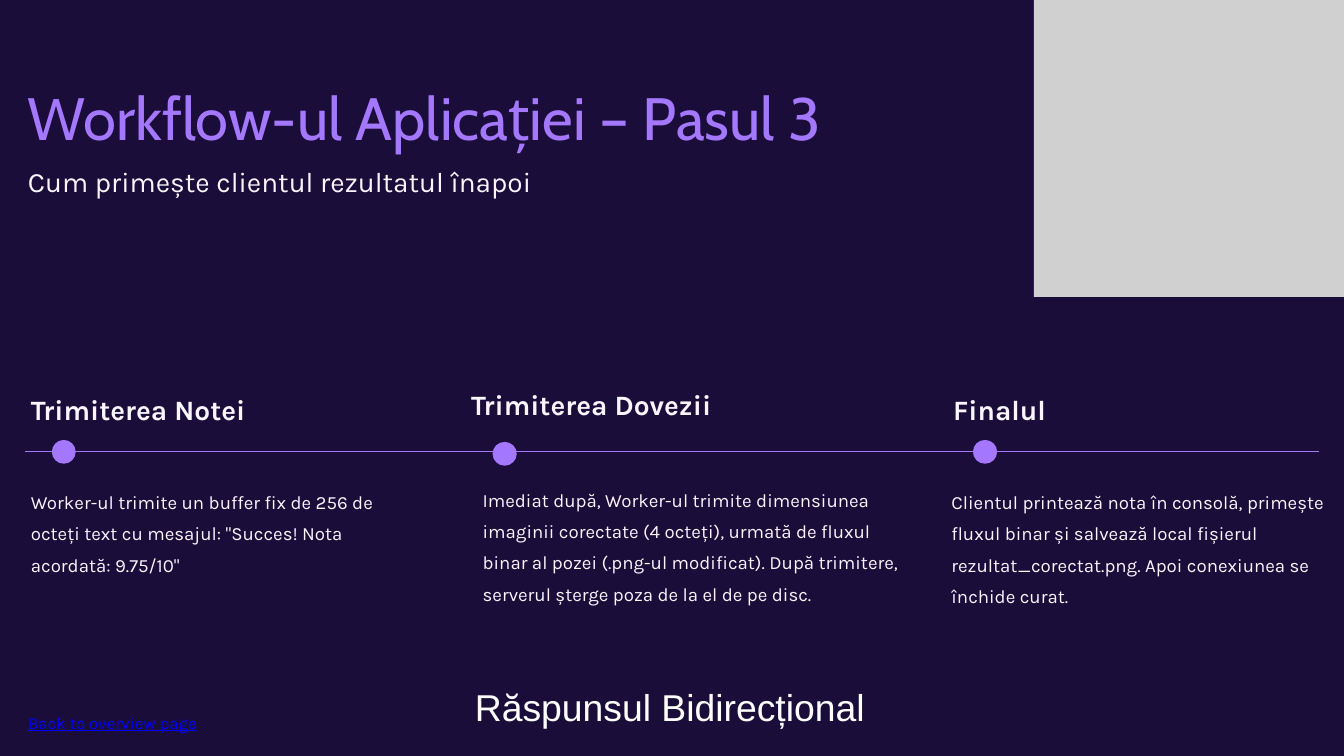
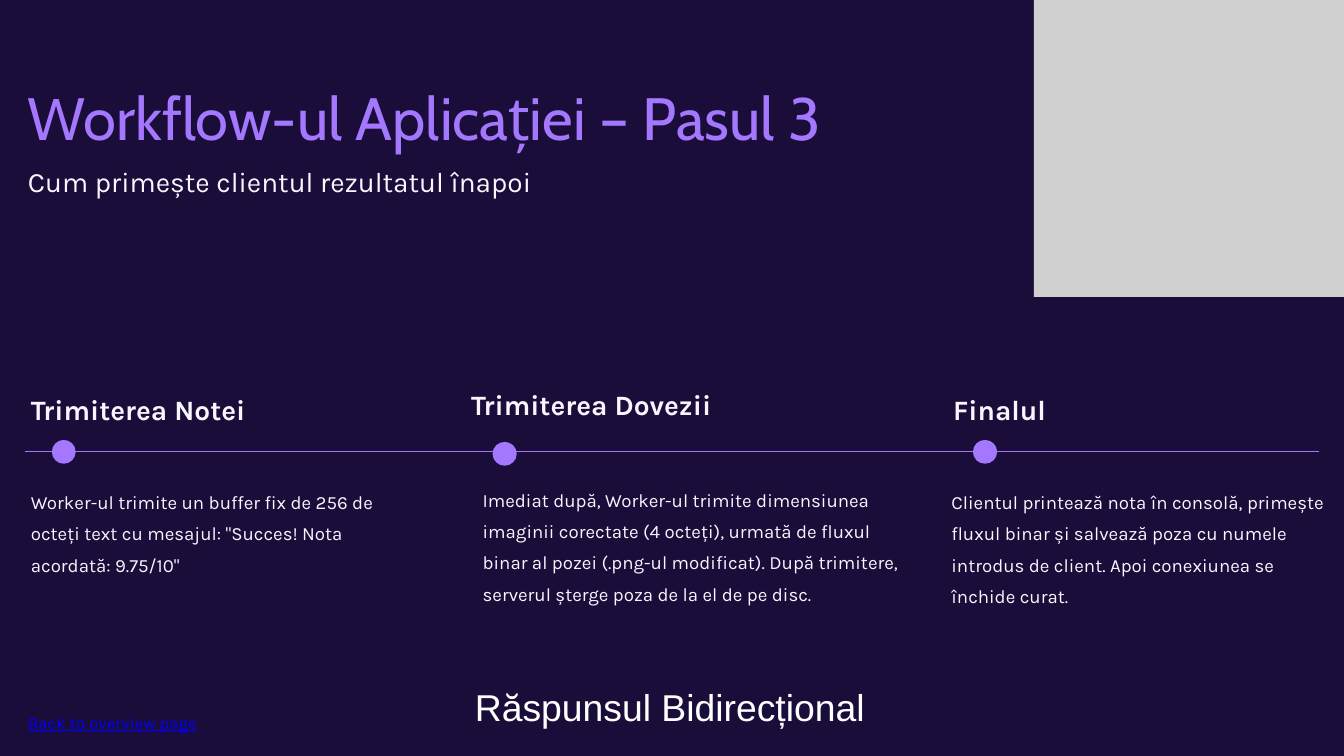
Before and after one commit to Nicu-2004/proiectpcd, a slide deck: slide 9 of PrezentarePCD.pptx. Drawn at 1344x756 pixels with LibreOffice and Linux fonts; fonts in the diff are those of the drawing; grey boxes stand for pictures. Boxes give left, top, right and bottom in pixels: in the first picture for what was removed or moved away, otherwise in the second. Text is boxed around its words. In the diff, an @@ line names an element or a change of style, - is before the commit and + after.

```diff
--- a/PrezentarePCD.pptx
+++ b/PrezentarePCD.pptx
@@ text at [951, 495, 1324, 604]: text changed @@
-Clientul printează nota în consolă, primește fluxul binar și salvează local fișierul rezultat_corectat.png. Apoi conexiunea se închide curat.
+Clientul printează nota în consolă, primește fluxul binar și salvează poza cu numele introdus de client. Apoi conexiunea se închide curat.
```
Also in this commit, not shown: 4 other slides changed, 2 slides added, 1 slide removed.
